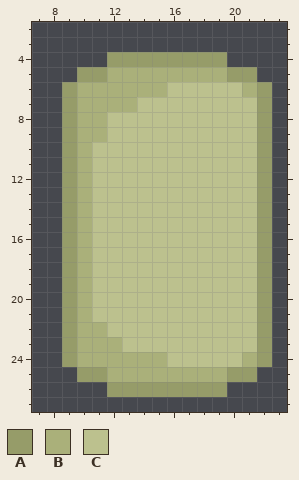
Edited in one commit: pixel-art sprite (Spriggans Save Christmas/Assets/Sprite/ClothLarge.png). This is how it looked before the edit.
The file is 96x96 pixels, drawn in blocks of 3x3; one block is one cell here. Shown: x 7..23, y 2..27.
Palette (. is transparent): A #969c69  B #aab07a  C #bcc18e
Pixels before, first column x 9:
 4 ...AAAAAAAA...
 5 .AABBBBBBBBAA.
 6 ABBBBBBCCCCCBA
 7 ABBBBCCCCCCCCA
 8 ABBCCCCCCCCCCA
 9 ABBCCCCCCCCCCA
10 ABCCCCCCCCCCCA
11 ABCCCCCCCCCCCA
12 ABCCCCCCCCCCCA
13 ABCCCCCCCCCCCA
14 ABCCCCCCCCCCCA
15 ABCCCCCCCCCCCA
16 ABCCCCCCCCCCCA
17 ABCCCCCCCCCCCA
18 ABCCCCCCCCCCCA
19 ABCCCCCCCCCCCA
20 ABCCCCCCCCCCCA
21 ABCCCCCCCCCCCA
22 ABBCCCCCCCCCCA
23 ABBBCCCCCCCCCA
24 ABBBBBBCCCCCBA
25 .AABBBBBBBBAA.
26 ...AAAAAAAA...
And afterwards:
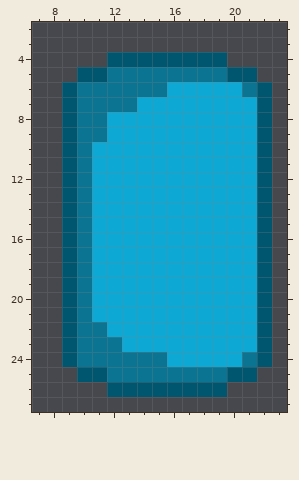
Changes in this commit:
Colour A changes from #969c69 to #00566f.
Colour B changes from #aab07a to #0b7492.
Colour C changes from #bcc18e to #0ea8d4.
